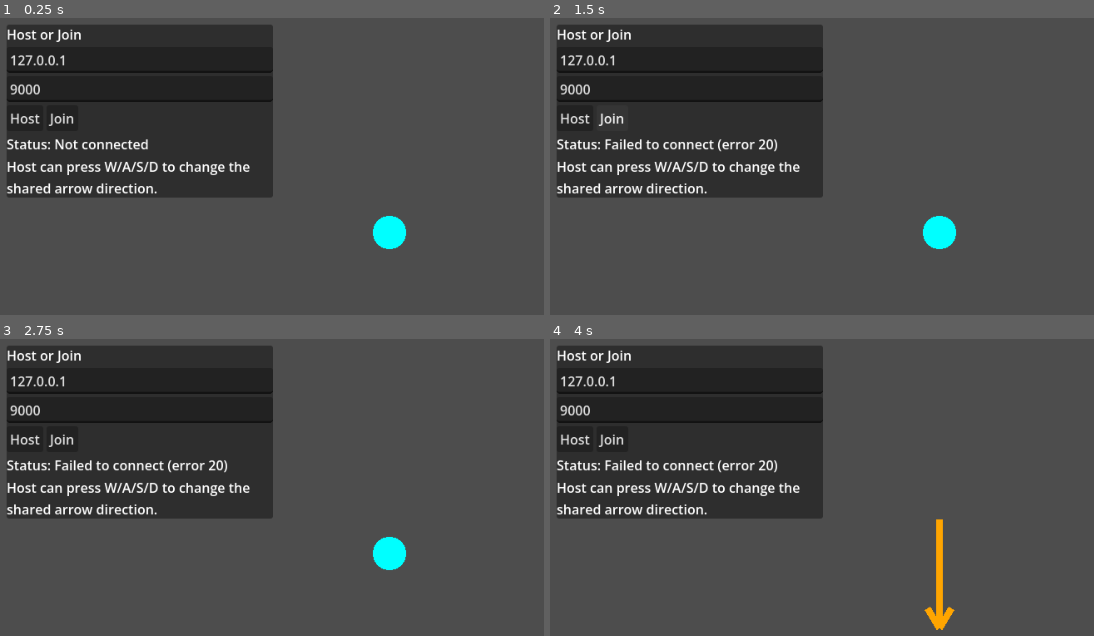
Above: before the commit, frames 1-4 (two rows, left to right).
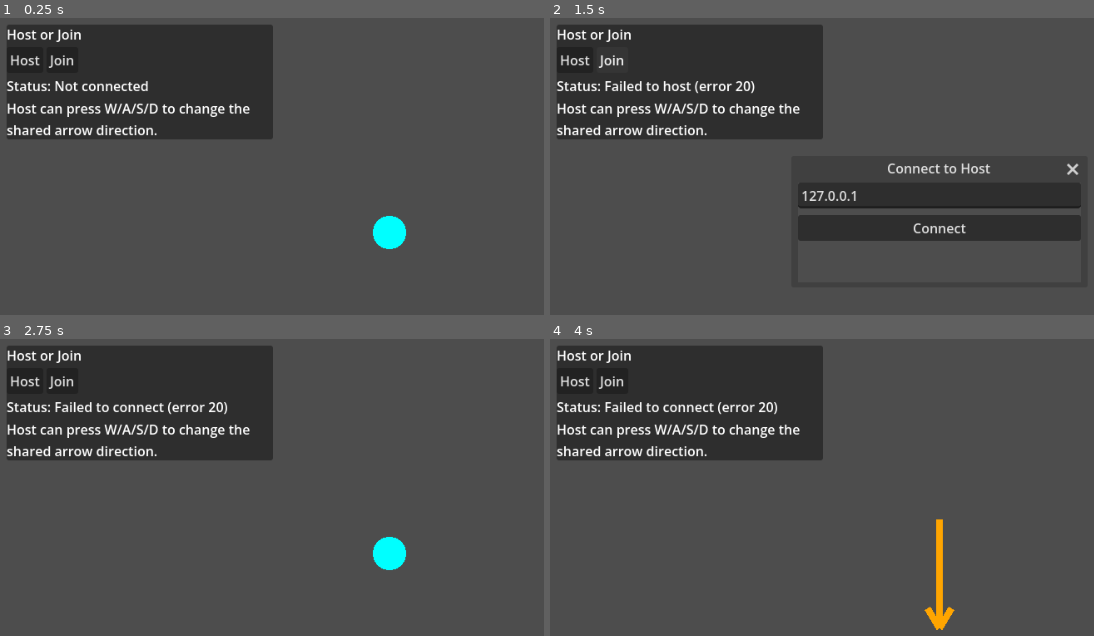
Above: after the commit, the same moments.

Repository: zabuuq/space-game
Game: Godot game, scene res://main.tscn
Same seed, same stepped clock (60 frames per second), same inputs: the game is played once before the commit and once after it.
Inputs (mouse positions are in pixels of both pictures, inside the frame that each line leads up to):
- Up to frame 1 (0.25 s): no input
- Up to frame 2 (1.5 s): click "Host" at 0.5 s; click "Join" at 1.25 s
- Up to frame 3 (2.75 s): click (391, 549) at 2 s, where only the run after the commit has a clickable "Connect"
- Up to frame 4 (4 s): hold D 2.78-3.53 s; hold S from 3.53 s (still down)

The runs differ from the first frame. In frame 1, 12% of the frame differs, in the area x 1-51%, y 12-61%; in frame 2, 20%, in the area x 1-98%, y 12-78%; in frame 3, 12%; in frame 4, 12%.

Commit message:
Window and display changes
1. Default the window to full screen when the demo is loaded.
2. Remove the IP and port fields.
  * Default to port `56419`.
  * Show a pop-up window with an IP field and a `Connect` button when the `Join` button is clicked.
    * Close the pop-up window when the `Connect` button is clicked.
    * Use the IP provided and the default port `56419` to connect to the host.
3. Change the `Host` and `Join` buttons to a single `Disconnect` button after the user hosts or joins.
  * When a host disconnects, all clients should be disconnected too.
  * When a client disconnects, only they should be disconnected, not all clients.
  * Status should change to "Not connected" in their local display when the user disconnects.

Diff:
--- a/scripts/main.gd
+++ b/scripts/main.gd
@@ -3,11 +3,16 @@
 const ARROW_LENGTH := 90.0
 const ARROW_HEAD := 24.0
 const DOT_RADIUS := 20.0
+const DEFAULT_PORT := 56419
 
 var direction: Vector2 = Vector2.ZERO
-var ip_input: LineEdit
-var port_input: LineEdit
 var status_label: Label
+var button_row: HBoxContainer
+var host_button: Button
+var join_button: Button
+var disconnect_button: Button
+var join_popup: Window
+var join_ip_input: LineEdit
 
 @rpc("any_peer", "call_local", "reliable")
 func update_direction(new_direction: Vector2) -> void:
@@ -15,10 +20,12 @@
 	queue_redraw()
 
 func _ready() -> void:
+	DisplayServer.window_set_mode(DisplayServer.WINDOW_MODE_FULLSCREEN)
 	build_ui()
 	multiplayer.connected_to_server.connect(_on_connected_to_server)
 	multiplayer.connection_failed.connect(_on_connection_failed)
 	multiplayer.server_disconnected.connect(_on_server_disconnected)
+	multiplayer.peer_disconnected.connect(_on_peer_disconnected)
 	set_process_unhandled_input(true)
 
 func build_ui() -> void:
@@ -37,28 +44,24 @@
 	title.text = "Host or Join"
 	vbox.add_child(title)
 
-	ip_input = LineEdit.new()
-	ip_input.placeholder_text = "Server IP"
-	ip_input.text = "127.0.0.1"
-	vbox.add_child(ip_input)
-
-	port_input = LineEdit.new()
-	port_input.placeholder_text = "Port"
-	port_input.text = "9000"
-	vbox.add_child(port_input)
-
-	var button_row := HBoxContainer.new()
+	button_row = HBoxContainer.new()
 	vbox.add_child(button_row)
 
-	var host_button := Button.new()
+	host_button = Button.new()
 	host_button.text = "Host"
 	host_button.pressed.connect(_on_host_pressed)
 	button_row.add_child(host_button)
 
-	var join_button := Button.new()
+	join_button = Button.new()
 	join_button.text = "Join"
 	join_button.pressed.connect(_on_join_pressed)
 	button_row.add_child(join_button)
+
+	disconnect_button = Button.new()
+	disconnect_button.text = "Disconnect"
+	disconnect_button.visible = false
+	disconnect_button.pressed.connect(_on_disconnect_pressed)
+	button_row.add_child(disconnect_button)
 
 	status_label = Label.new()
 	status_label.text = "Status: Not connected"
@@ -69,44 +72,92 @@
 	instructions.autowrap_mode = TextServer.AUTOWRAP_WORD_SMART
 	vbox.add_child(instructions)
 
+	_build_join_popup()
+
+func _build_join_popup() -> void:
+	join_popup = Window.new()
+	join_popup.title = "Connect to Host"
+	join_popup.size = Vector2i(340, 120)
+	join_popup.unresizable = true
+	join_popup.visible = false
+	add_child(join_popup)
+
+	var popup_vbox := VBoxContainer.new()
+	popup_vbox.set_anchors_and_offsets_preset(Control.PRESET_FULL_RECT)
+	popup_vbox.add_theme_constant_override("separation", 8)
+	join_popup.add_child(popup_vbox)
+
+	join_ip_input = LineEdit.new()
+	join_ip_input.placeholder_text = "Host IP"
+	join_ip_input.text = "127.0.0.1"
+	popup_vbox.add_child(join_ip_input)
+
+	var connect_button := Button.new()
+	connect_button.text = "Connect"
+	connect_button.pressed.connect(_on_connect_pressed)
+	popup_vbox.add_child(connect_button)
+
 func _on_host_pressed() -> void:
-	var port := int(port_input.text)
-	if port <= 0:
-		status_label.text = "Status: Invalid port"
-		return
-
 	var peer := ENetMultiplayerPeer.new()
-	var result := peer.create_server(port)
+	var result := peer.create_server(DEFAULT_PORT)
 	if result != OK:
 		status_label.text = "Status: Failed to host (error %d)" % result
 		return
 
 	multiplayer.multiplayer_peer = peer
-	status_label.text = "Status: Hosting on port %d" % port
+	status_label.text = "Status: Hosting on port %d" % DEFAULT_PORT
+	_set_connected_controls(true)
 
 func _on_join_pressed() -> void:
-	var port := int(port_input.text)
-	if port <= 0:
-		status_label.text = "Status: Invalid port"
-		return
-
+	join_popup.popup_centered()
+
+func _on_connect_pressed() -> void:
+	join_popup.hide()
 	var peer := ENetMultiplayerPeer.new()
-	var result := peer.create_client(ip_input.text.strip_edges(), port)
+	var ip := join_ip_input.text.strip_edges()
+	if ip.is_empty():
+		status_label.text = "Status: Invalid IP"
+		return
+
+	var result := peer.create_client(ip, DEFAULT_PORT)
 	if result != OK:
 		status_label.text = "Status: Failed to connect (error %d)" % result
 		return
 
 	multiplayer.multiplayer_peer = peer
-	status_label.text = "Status: Connecting to %s:%d" % [ip_input.text.strip_edges(), port]
+	status_label.text = "Status: Connecting to %s:%d" % [ip, DEFAULT_PORT]
+	_set_connected_controls(true)
 
 func _on_connected_to_server() -> void:
 	status_label.text = "Status: Connected as client"
 
 func _on_connection_failed() -> void:
 	status_label.text = "Status: Connection failed"
+	_disconnect_local_peer(false)
 
 func _on_server_disconnected() -> void:
 	status_label.text = "Status: Server disconnected"
+	_disconnect_local_peer(false)
+
+func _on_peer_disconnected(_id: int) -> void:
+	if multiplayer.is_server() and multiplayer.get_peers().is_empty():
+		status_label.text = "Status: Hosting on port %d" % DEFAULT_PORT
+
+func _on_disconnect_pressed() -> void:
+	_disconnect_local_peer(true)
+
+func _disconnect_local_peer(update_status: bool) -> void:
+	if multiplayer.multiplayer_peer != null:
+		multiplayer.multiplayer_peer.close()
+		multiplayer.multiplayer_peer = null
+	if update_status:
+		status_label.text = "Status: Not connected"
+	_set_connected_controls(false)
+
+func _set_connected_controls(is_connected: bool) -> void:
+	host_button.visible = not is_connected
+	join_button.visible = not is_connected
+	disconnect_button.visible = is_connected
 
 func _unhandled_input(event: InputEvent) -> void:
 	if multiplayer.multiplayer_peer == null:
Not shown, changed: README.md
Not shown, added: codex_tasks.md
Not shown, changed: demos/Network Arrow Demo.pck
